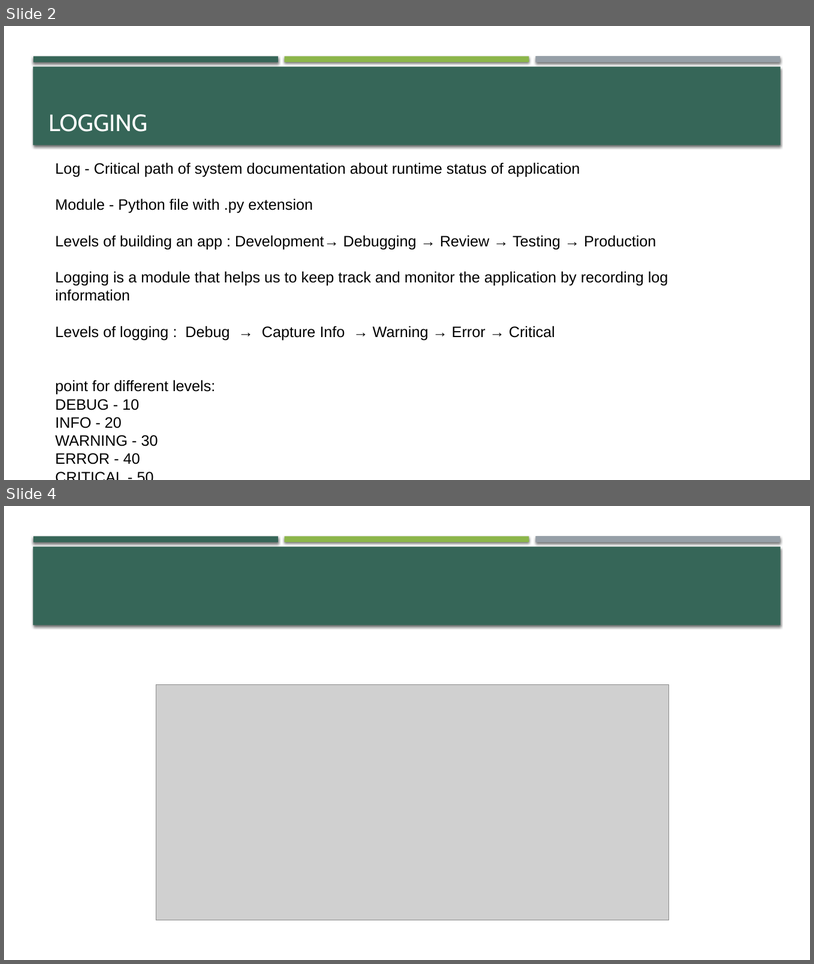
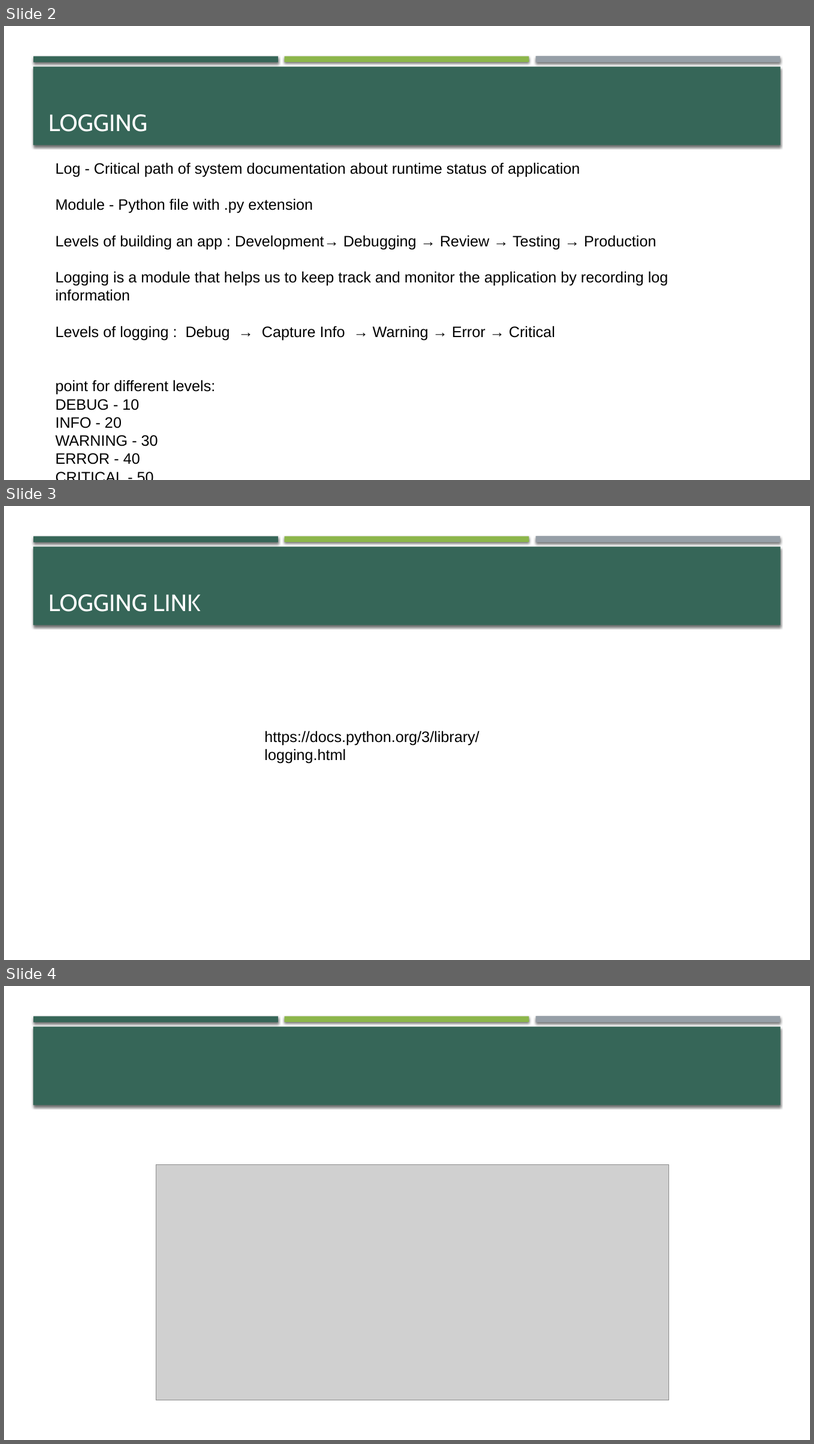
Before and after one commit to RSRemya/Data_Science_Coding, a slide deck: 8. Logging & Debugging/Logging & Debugging.pptx. Shown one above the other, each under a label of ours: slides 2 and 4 before the commit, slides 2, 3 and 4 after it; the slides between them are not shown. The pictures are 814x964 and 814x1444 pixels, drawn with LibreOffice and Linux fonts; fonts in the diff are those of the drawing; grey boxes stand for pictures. Boxes give left, top, right and bottom in pixels: in the first picture for what was removed or moved away, otherwise in the second. Text is boxed around its words. In the diff, an @@ line names an element or a change of style, - is before the commit and + after.

```diff
--- a/8. Logging & Debugging/Logging & Debugging.pptx
+++ b/8. Logging & Debugging/Logging & Debugging.pptx
@@ slide 3 added at [4,506,810,960], background #FFFFFF; not listed: 4 template elements that a slide beside it also shows @@
@@ text added at [48,594,201,612], 28 pt, text #FFFFFF @@
+LOGGING LINK
@@ text added at [264,730,479,763], 18 pt, text #000000 @@
+https://docs.python.org/3/library/logging.html
```
Also in this commit, not shown: 1 slide removed, 14 other files.
